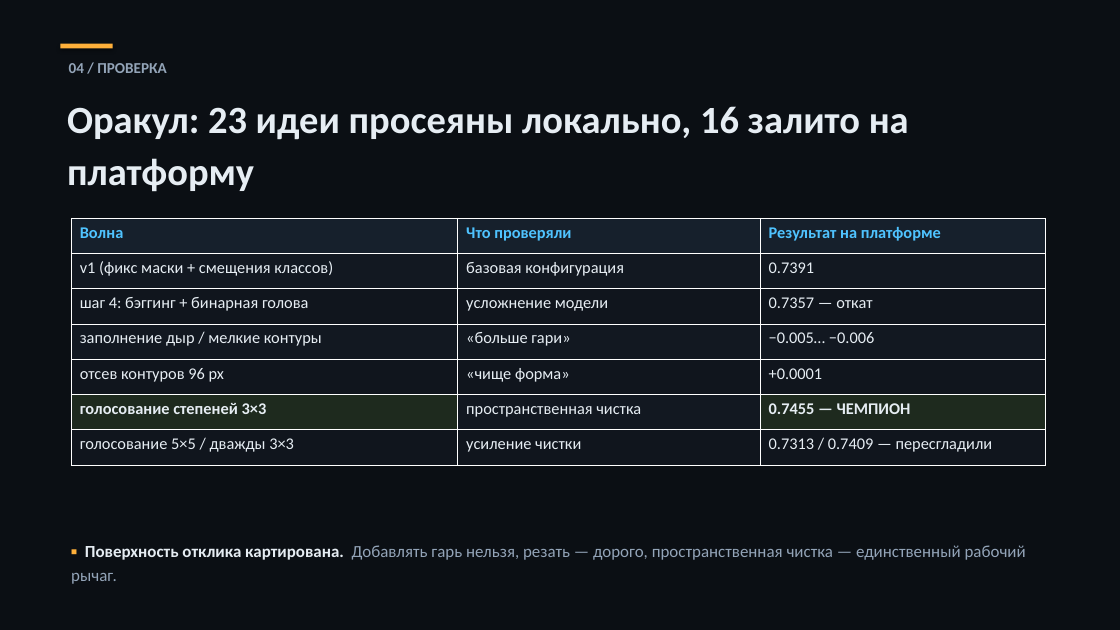
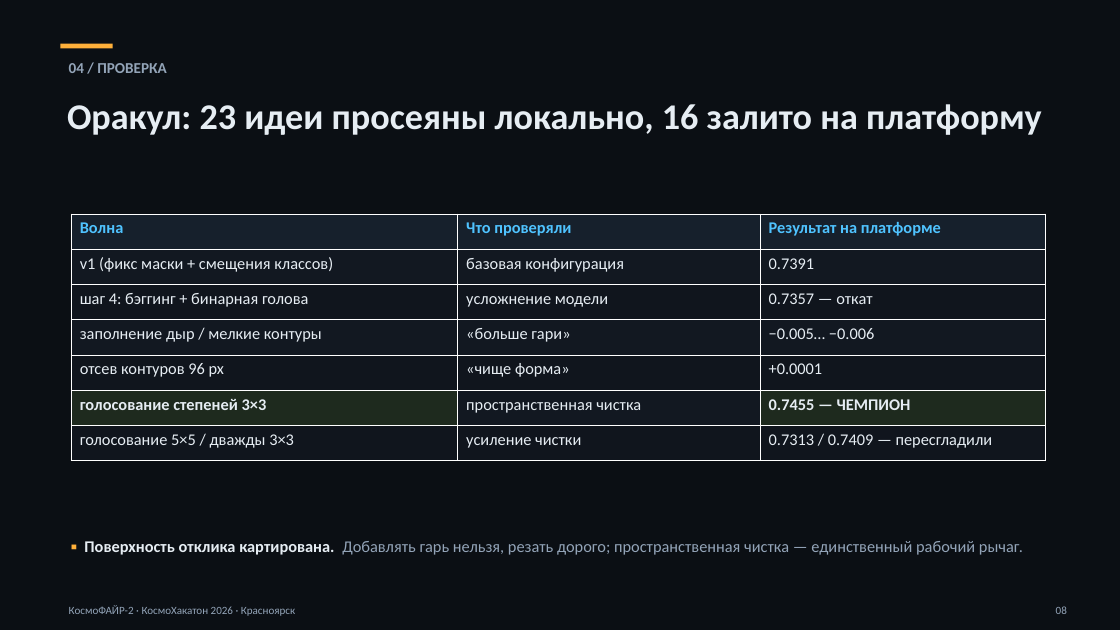
Before and after one commit to overbaffe1/CosmoH, a slide deck: slide 8 of presentation_final.pptx. Drawn at 1120x630 pixels with LibreOffice and Linux fonts; fonts in the diff are those of the drawing. Boxes give left, top, right and bottom in pixels: in the first picture for what was removed or moved away, otherwise in the second. Text is boxed around its words. In the diff, an @@ line names an element or a change of style, - is before the commit and + after.

```diff
--- a/presentation_final.pptx
+++ b/presentation_final.pptx
@@ text "Оракул: 23 идеи просеяны локально, ..." at (67,104,1042,135): size 33 to 31 pt @@
@@ table: place and size @@
-table at (71,218,1046,465)
+table at (71,214,1046,461)
@@ text at (84,541,1023,555): text changed; size 14.5 to 14 pt @@
-▪ Поверхность отклика картирована. Добавлять гарь нельзя, резать — дорого, пространственная чистка — единственный рабочий рычаг.
+▪ Поверхность отклика картирована. Добавлять гарь нельзя, резать дорого; пространственная чистка — единственный рабочий рычаг.
@@ text added at (69,605,295,616), 9.5 pt, text #93A4B8 @@
+КосмоФАЙР-2 · КосмоХакатон 2026 · Красноярск
@@ text added at (1056,606,1067,614), 9.5 pt, text #93A4B8 @@
+08
```
Also in this commit, not shown: 12 other slides changed.
